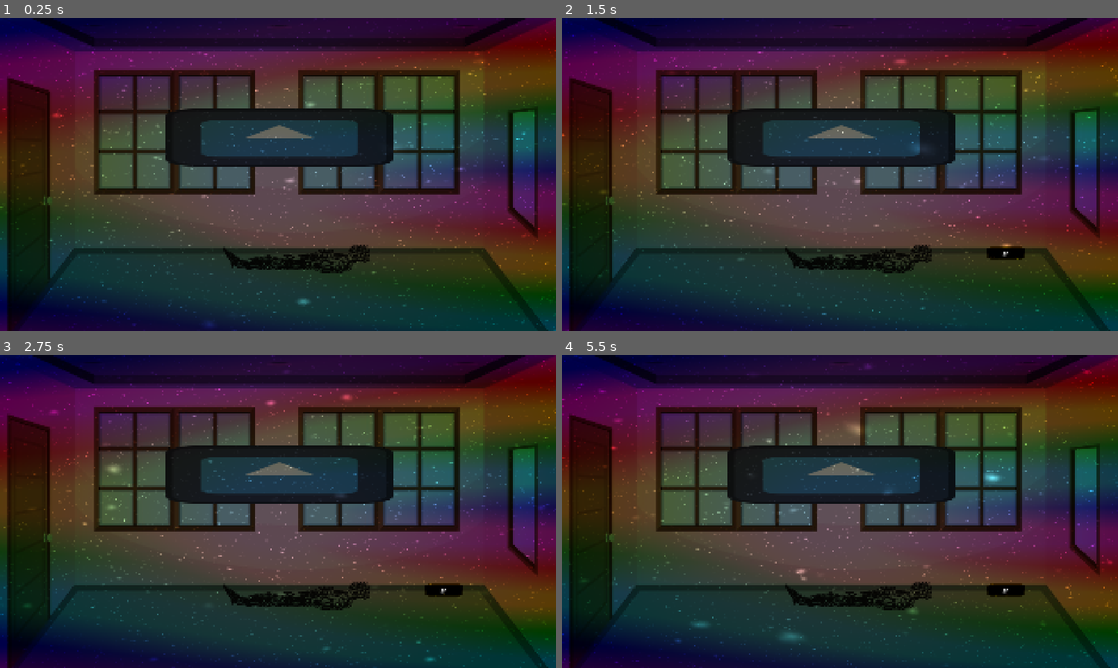
Above: before the commit, frames 1-4 (two rows, left to right).
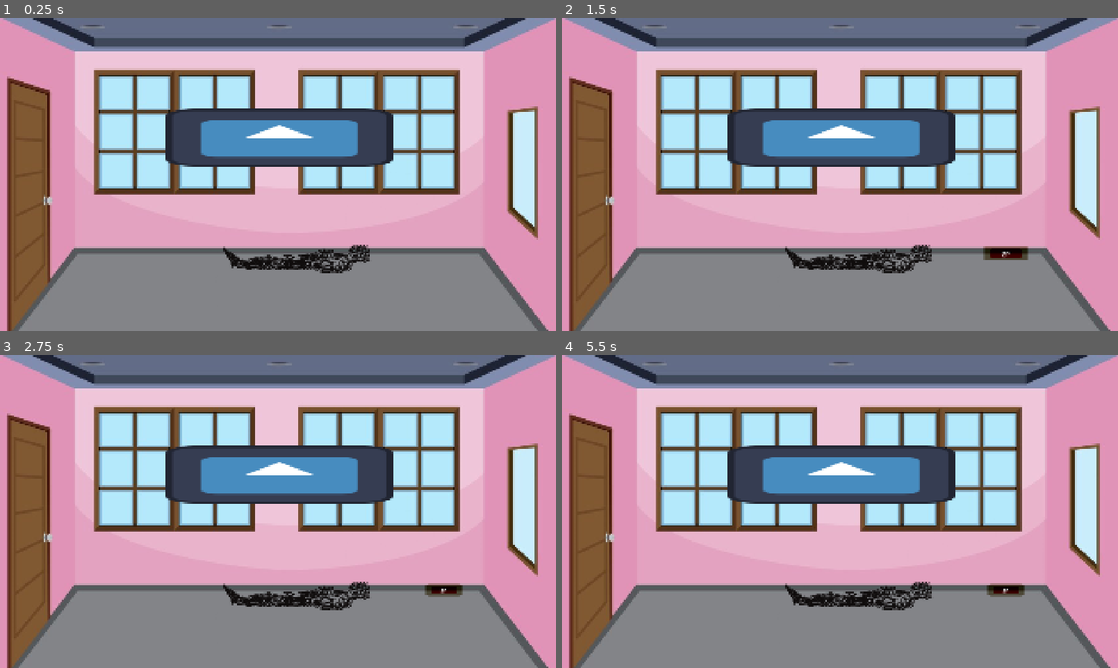
Above: after the commit, the same moments.

Repository: bagelcat11/fridge-magnet-thought-bubble
Game: Godot game, scene res://scenes/main_level.tscn
The game is run twice, just before and just after one commit, with the same random seed, the same clock (stepped at 60 frames per second) and the same inputs. The engine's default icon, where the game draws it, is replaced by a stand-in: a white triangle on a blue panel in a dark square.
Inputs (mouse positions are in pixels of both pictures, inside the frame that each line leads up to):
- Up to frame 1 (0.25 s): no input
- Up to frame 2 (1.5 s): move the mouse to (962, 158) at 0.52 s; click (962, 158) at 0.67 s; move the mouse to (1006, 252) at 1.27 s; click (1006, 252) at 1.42 s
- Up to frame 3 (2.75 s): move the mouse to (333, 442) at 2.02 s; click (333, 442) at 2.17 s
- Up to frame 4 (5.5 s): move the mouse to (812, 574) at 2.77 s; click (812, 574) at 2.92 s; move the mouse to (1006, 558) at 3.52 s; click (1006, 558) at 3.67 s; move the mouse to (673, 464) at 4.27 s; click (673, 464) at 4.42 s; move the mouse to (867, 511) at 5.02 s; click (867, 511) at 5.17 s

The runs differ from the first frame. In frame 1, 99% of the frame differs, in the area x 0-100%, y 0-100%; in frame 2, 99%; in frame 3, 99%; in frame 4, 99%.

Commit message:
added hopping animation for forms with a single frame, and imported form assets

Diff:
--- a/scenes/main_level.tscn
+++ b/scenes/main_level.tscn
@@ -137,11 +137,13 @@
 offset_bottom = 1107.0
 
 [node name="ColorRect" type="ColorRect" parent="."]
+visible = false
 material = SubResource("ShaderMaterial_mwgft")
 offset_right = 1925.0
 offset_bottom = 1096.0
 
 [node name="ColorRect2" type="ColorRect" parent="."]
+visible = false
 material = SubResource("ShaderMaterial_adxub")
 offset_right = 1934.0
 offset_bottom = 1105.0
--- a/scenes/player.tscn
+++ b/scenes/player.tscn
@@ -104,13 +104,54 @@
 "speed": 5.0
 }]
 
+[sub_resource type="Animation" id="Animation_qfm1y"]
+resource_name = "hop"
+length = 0.5
+loop_mode = 1
+tracks/0/type = "value"
+tracks/0/imported = false
+tracks/0/enabled = true
+tracks/0/path = NodePath("forms:position")
+tracks/0/interp = 1
+tracks/0/loop_wrap = true
+tracks/0/keys = {
+"times": PackedFloat32Array(0, 0.25, 0.5),
+"transitions": PackedFloat32Array(0.3, 3, 3),
+"update": 0,
+"values": [Vector2(0, 0), Vector2(0, -40), Vector2(0, 0)]
+}
+
+[sub_resource type="Animation" id="Animation_fulsm"]
+length = 0.001
+tracks/0/type = "value"
+tracks/0/imported = false
+tracks/0/enabled = true
+tracks/0/path = NodePath("forms:position")
+tracks/0/interp = 1
+tracks/0/loop_wrap = true
+tracks/0/keys = {
+"times": PackedFloat32Array(0),
+"transitions": PackedFloat32Array(1),
+"update": 0,
+"values": [Vector2(0, 0)]
+}
+
+[sub_resource type="AnimationLibrary" id="AnimationLibrary_4r5pv"]
+_data = {
+&"RESET": SubResource("Animation_fulsm"),
+&"hop": SubResource("Animation_qfm1y")
+}
+
 [node name="player" type="Node2D"]
 script = ExtResource("1_dqkch")
 
 [node name="forms" type="AnimatedSprite2D" parent="."]
 sprite_frames = SubResource("SpriteFrames_smehm")
-animation = &"person_walking"
-frame = 1
-frame_progress = 0.600502
+animation = &"temp_fumo1"
+
+[node name="hop_animator" type="AnimationPlayer" parent="."]
+libraries = {
+&"": SubResource("AnimationLibrary_4r5pv")
+}
 
 [connection signal="animation_finished" from="forms" to="." method="_on_forms_animation_finished"]
--- a/scripts/bubble.gd
+++ b/scripts/bubble.gd
@@ -48,17 +48,17 @@
 			if mag.isObject:
 				formStack.append(mag.myAttributes)
 
-			if formStack.size() > 0:
-				#print("going to emit: ", formStack[-1], " of type ", typeof(formStack[-1]))
-				Globals.change_form.emit(formStack[-1])
-				_scroll_background.emit(formStack[-1][1]) #change bc scroll speed
-				#Globals.emit_signal("change_form", formStack[-1])
-				#print("changing form to ", formStack[-1])
-				#print("THIS IS AFTER THE THING IS EMITTED")
-			else:
-				Globals.change_form.emit(default_form)
-				_scroll_background.emit(default_form[1]) #change bc scroll speed
-				#print("changing form to ", default_form)
+				if formStack.size() > 0:
+					#print("going to emit: ", formStack[-1], " of type ", typeof(formStack[-1]))
+					Globals.change_form.emit(formStack[-1])
+					_scroll_background.emit(formStack[-1][1]) #change bc scroll speed
+					#Globals.emit_signal("change_form", formStack[-1])
+					#print("changing form to ", formStack[-1])
+					#print("THIS IS AFTER THE THING IS EMITTED")
+				else:
+					Globals.change_form.emit(default_form)
+					_scroll_background.emit(default_form[1]) #change bc scroll speed
+					#print("changing form to ", default_form)
 
 func _on_word_area_area_exited(area: Area2D) -> void:
 	if area.collision_layer == 2:
@@ -70,11 +70,11 @@
 			if mag.isObject:
 				formStack.erase(mag.myAttributes)
 
-			if formStack.size() > 0:
-				Globals.change_form.emit(formStack[-1])
-				_scroll_background.emit(formStack[-1][1]) #change bc scroll speed
-				print("changing form to ", formStack[-1])
-			else:
-				Globals.change_form.emit(default_form)
-				_scroll_background.emit(default_form[1]) #change bc scroll speed
-				print("changing form to ", default_form)
+				if formStack.size() > 0:
+					Globals.change_form.emit(formStack[-1])
+					_scroll_background.emit(formStack[-1][1]) #change bc scroll speed
+					print("changing form to ", formStack[-1])
+				else:
+					Globals.change_form.emit(default_form)
+					_scroll_background.emit(default_form[1]) #change bc scroll speed
+					print("changing form to ", default_form)
--- a/scripts/level_manager.gd
+++ b/scripts/level_manager.gd
@@ -12,6 +12,7 @@
 	outsideBackground.visible = false
 	insideBackground.visible = true
 	outsideBackground.autoscroll.x = Globals.defaultScrollSpeed
+	$player.global_position = Vector2(1001, 722)
 
 func _physics_process(delta: float) -> void:
 	pass
--- a/scripts/player.gd
+++ b/scripts/player.gd
@@ -16,6 +16,10 @@
 	#print("trying to play ", form[0])
 	$forms.play(form[0])
 	#print("playing ", $forms.animation)
+	if $forms.get_sprite_frames().get_frame_count($forms.animation) == 1:
+		$hop_animator.play("hop")
+	else:
+		$hop_animator.stop()
 
 
 func _get_up() -> void:
Binary file added: assets/forms/alien/Alien.png
Not shown, added: assets/forms/alien/Alien.png.import
Binary file added: assets/forms/alien/Alien2.png
Not shown, added: assets/forms/alien/Alien2.png.import
Binary file added: assets/forms/apple.png
Not shown, added: assets/forms/apple.png.import
Binary file added: assets/forms/bed.png
Not shown, added: assets/forms/bed.png.import
Binary file added: assets/forms/bike/Bike.png
Not shown, added: assets/forms/bike/Bike.png.import
Binary file added: assets/forms/bike/Bike2.png
Not shown, added: assets/forms/bike/Bike2.png.import
(and 55 more such lines)
